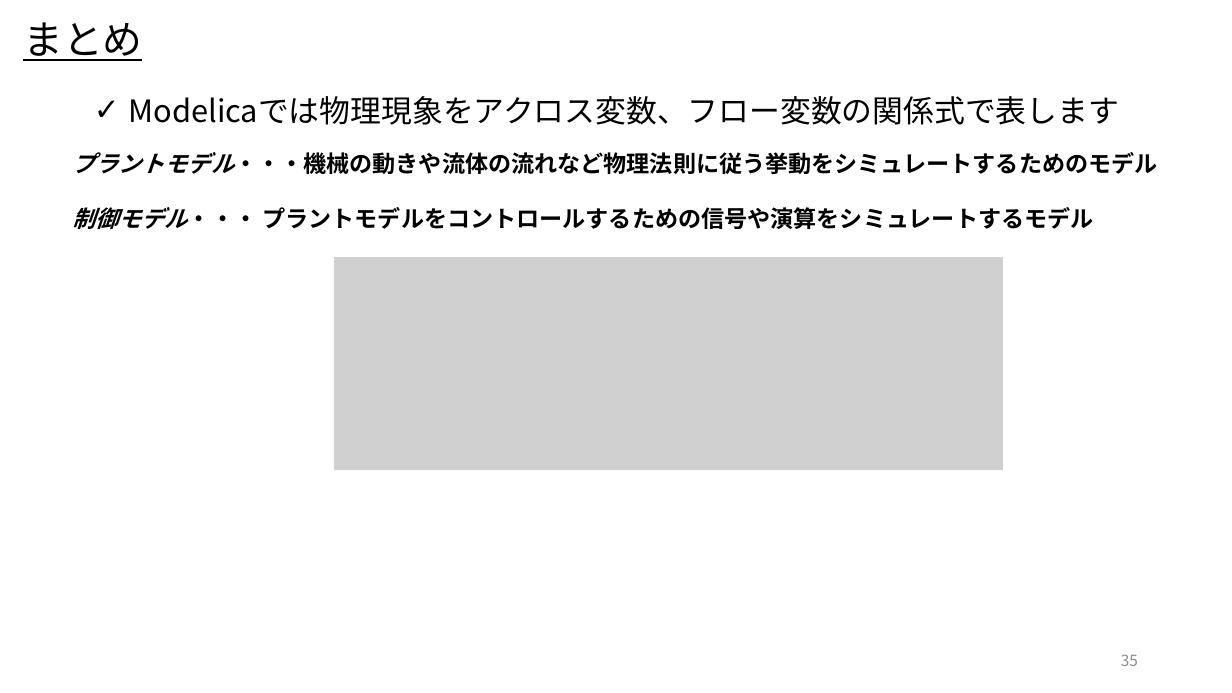
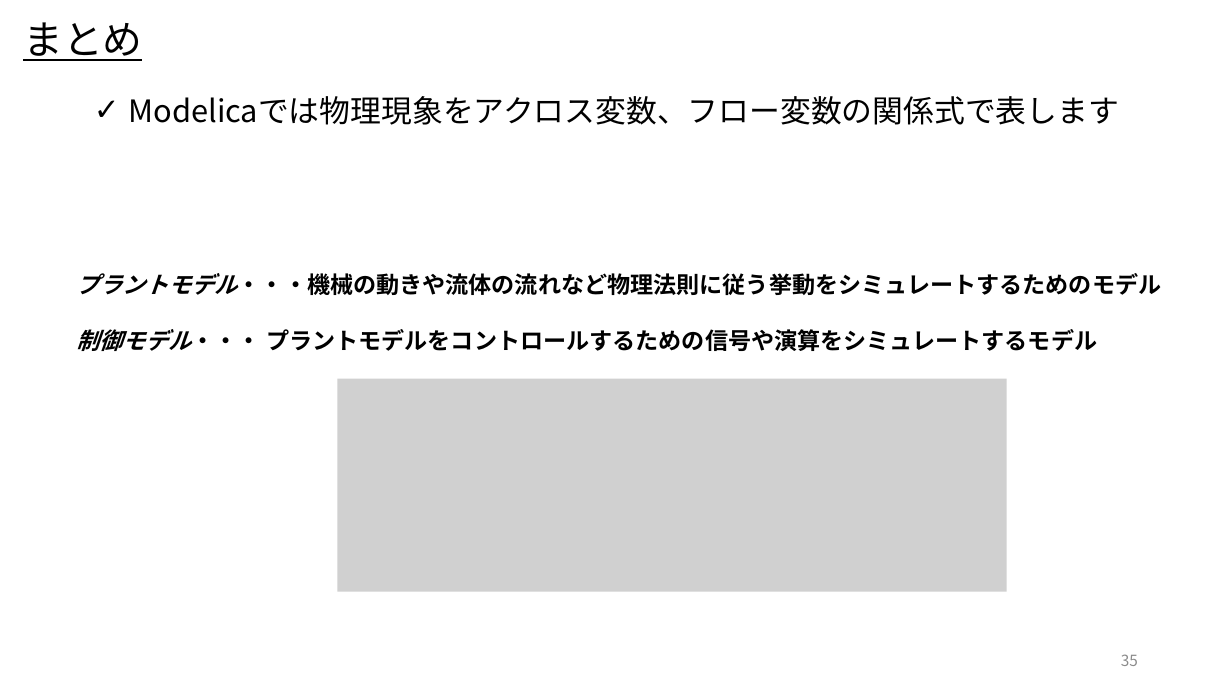
Before and after one commit to UedaShigenori/OpenModelica_Tutorials_Ja, a slide deck: slide 35 of Dev/7_PhysicsDomainModel/OpenModelica_Tutorials_7_PlantModel.pptx. Drawn at 1232x693 pixels with LibreOffice and Linux fonts; fonts in the diff are those of the drawing; grey boxes stand for pictures. Boxes give left, top, right and bottom in pixels: in the first picture for what was removed or moved away, otherwise in the second. Text is boxed around its words. In the diff, an @@ line names an element or a change of style, - is before the commit and + after.

```diff
--- a/Dev/7_PhysicsDomainModel/OpenModelica_Tutorials_7_PlantModel.pptx
+++ b/Dev/7_PhysicsDomainModel/OpenModelica_Tutorials_7_PlantModel.pptx
@@ text "プラントモデル・・・機械の動きや流体の流れなど物理法則に従う挙動をシミュレートするためのモデル": place and size @@
-text "プラントモデル・・・機械の動きや流体の流れなど物理法則に従う挙動をシミュレートするためのモデル" at <box>72,152,1158,229</box>
+text "プラントモデル・・・機械の動きや流体の流れなど物理法則に従う挙動をシミュレートするためのモデル" at <box>76,273,1162,351</box>
@@ picture: place and size @@
-picture at <box>334,257,1003,470</box>
+picture at <box>337,379,1006,592</box>
```
Also in this commit, not shown: 1 other slide changed, 1 other file.
